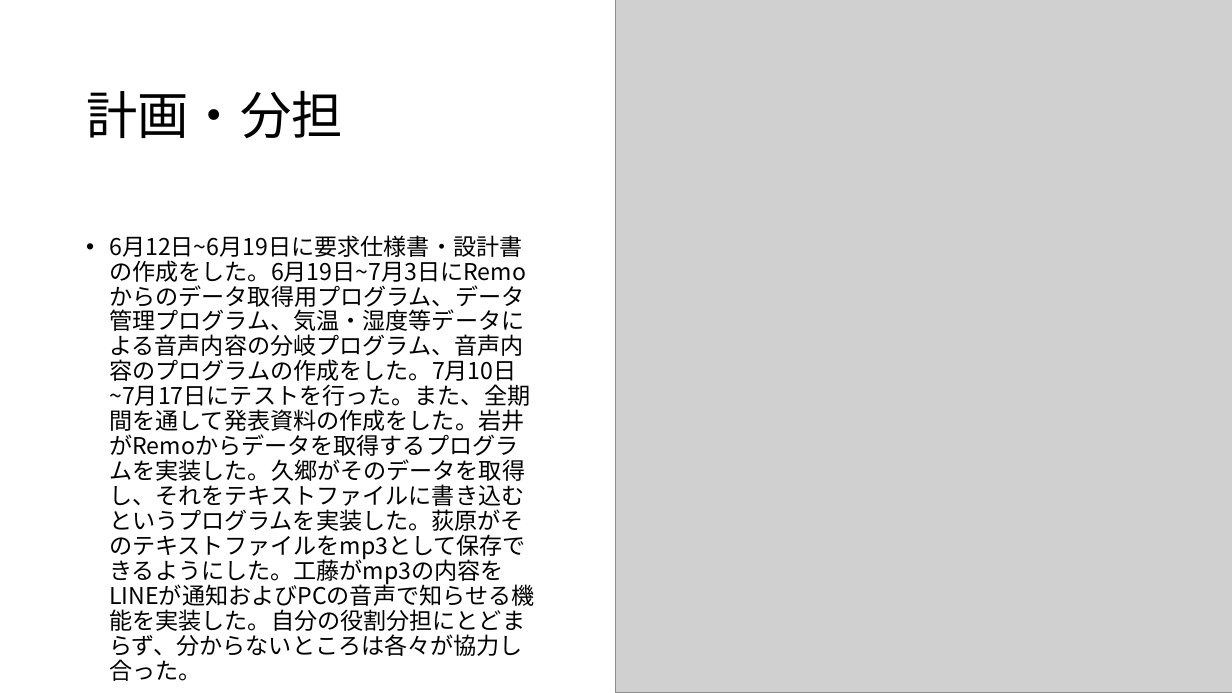
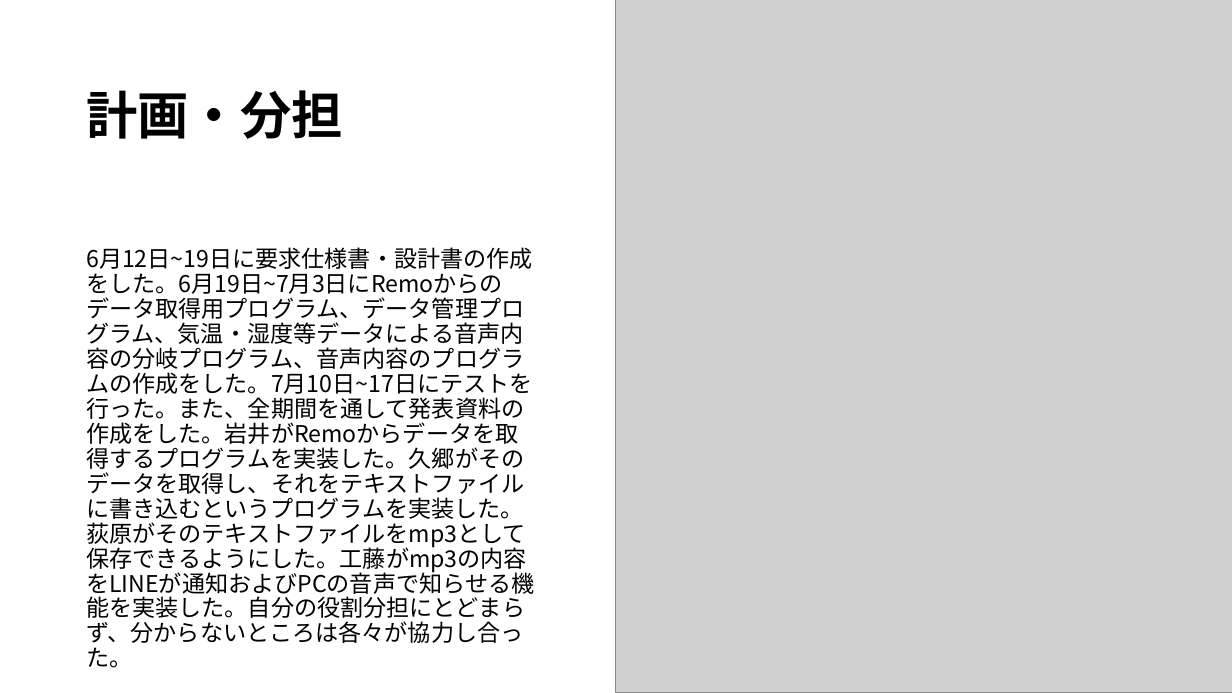
Before and after one commit to RUSAEXP12024/group17, a slide deck: slide 7 of SA組込み実験成果発表_17.pptx. Drawn at 1232x693 pixels with LibreOffice and Linux fonts; fonts in the diff are those of the drawing; grey boxes stand for pictures. Boxes give left, top, right and bottom in pixels: in the first picture for what was removed or moved away, otherwise in the second. Text is boxed around its words. In the diff, an @@ line names an element or a change of style, - is before the commit and + after.

```diff
--- a/SA組込み実験成果発表_17.pptx
+++ b/SA組込み実験成果発表_17.pptx
@@ title "計画・分担" at [86, 90, 342, 139]: bold on @@
@@ text at [86, 273, 532, 643]: text changed @@
-• 6月12日~6月19日に要求仕様書・設計書の作成をした。6月19日~7月3日にRemoからのデータ取得用プログラム、データ管理プログラム、気温・湿度等データによる音声内容の分岐プログラム、音声内容のプログラムの作成をした。7月10日~7月17日にテストを行った。また、全期間を通して発表資料の作成をした。岩井がRemoからデータを取得するプログラムを実装した。久郷がそのデータを取得し、それをテキストファイルに書き込むというプログラムを実装した。荻原がそのテキストファイルをmp3として保存できるようにした。工藤がmp3の内容をLINEが通知およびPCの音声で知らせる機能を実装した。自分の役割分担にとどまらず、分からないところは各々が協力し合った。
+6月12日~19日に要求仕様書・設計書の作成をした。6月19日~7月3日にRemoからのデータ取得用プログラム、データ管理プログラム、気温・湿度等データによる音声内容の分岐プログラム、音声内容のプログラムの作成をした。7月10日~17日にテストを行った。また、全期間を通して発表資料の作成をした。岩井がRemoからデータを取得するプログラムを実装した。久郷がそのデータを取得し、それをテキストファイルに書き込むというプログラムを実装した。荻原がそのテキストファイルをmp3として保存できるようにした。工藤がmp3の内容をLINEが通知およびPCの音声で知らせる機能を実装した。自分の役割分担にとどまらず、分からないところは各々が協力し合った。
```
Also in this commit, not shown: 9 other slides changed.
